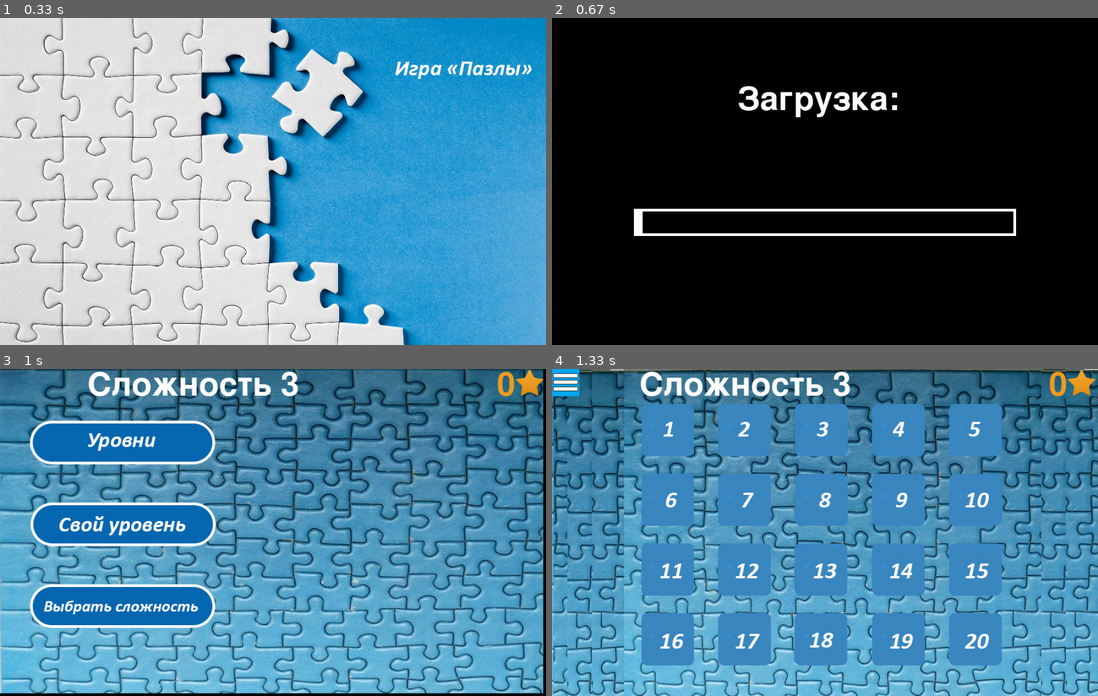
Above: before the commit, frames 1-4 (two rows, left to right).
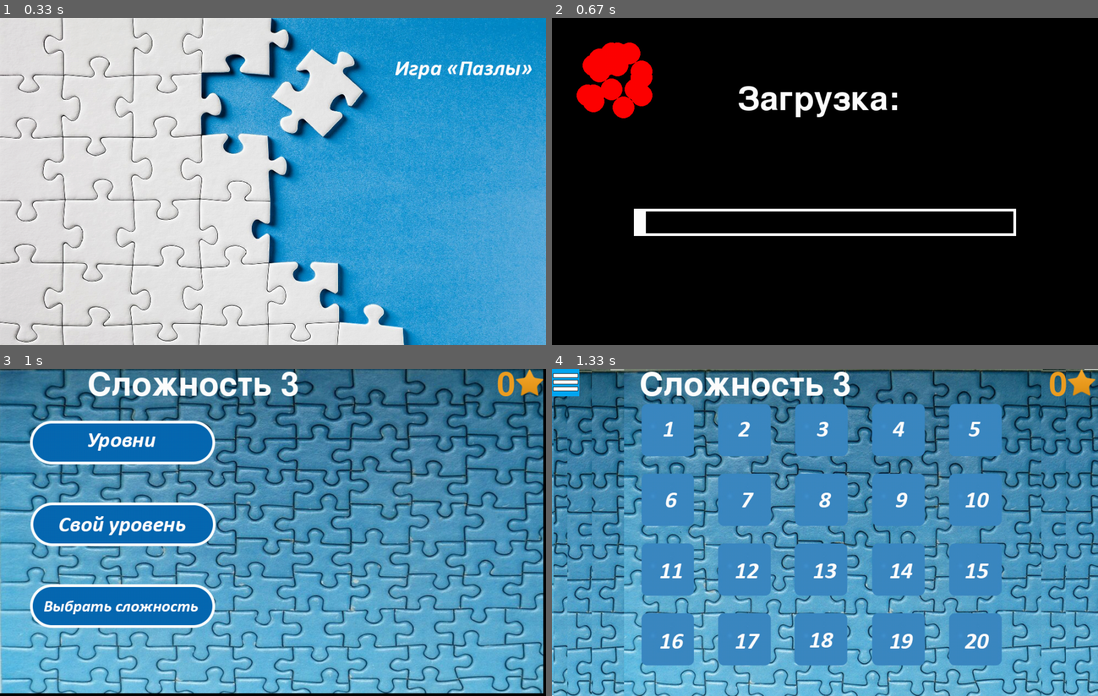
Above: after the commit, the same moments.

Repository: Roggoman/Pazzles_On_Pygame
Game: pygame game, started from main.py
Two runs of this game, one before a commit and one after it. Both use one fixed random seed, a clock stepped at 60 frames per second and the inputs below.
Inputs (mouse positions are in pixels of both pictures, inside the frame that each line leads up to):
- Up to frame 1 (0.33 s): no input
- Up to frame 2 (0.67 s): click (825, 181) at 0.38 s
- Up to frame 3 (1 s): click (251, 545) at 0.72 s
- Up to frame 4 (1.33 s): click (672, 444) at 1.05 s

Frame 1 is identical in both runs. In frame 2, 2.2% of the frame differs, in the area x 4-19%, y 7-66%; in frame 3, nothing differs; in frame 4, nothing differs.

Commit message:
ИТОГ

Diff:
--- a/main.py
+++ b/main.py
@@ -8,13 +8,14 @@
 import shutil
 import tkinter as tk
 from tkinter import messagebox
+import sprite
 
 pygame.init()
 
 # Константы окна
 X = 1000
 Y = 600
-FPS = 30
+FPS = 40
 BLACK = (0, 0, 0)
 WHITE = (255, 255, 255)
 ORANGE = (238, 159, 34)
@@ -37,6 +38,7 @@
 menu_im = pygame.image.load("data/imgs/menu.png")
 
 # Объявление переменных
+all_sprites = sprite.main()
 screen = pygame.display.set_mode([X, Y])
 loading = 0
 clock = pygame.time.Clock()
@@ -265,6 +267,8 @@
                 pass
     if window_flag == -1:
         screen.fill(BLACK)
+        all_sprites.update()
+        all_sprites.draw(screen)
         font = pygame.font.Font(None, 90)
         text = font.render("Загрузка:", True, WHITE)
         screen.blit(text, (x + 340, y + 120))
--- /dev/null
+++ b/sprite.py
@@ -0,0 +1,51 @@
+import pygame
+import random
+
+WIDTH = 1000
+HEIGHT = 600
+
+all_sprites = pygame.sprite.Group()
+horizontal_borders = pygame.sprite.Group()
+vertical_borders = pygame.sprite.Group()
+
+class Border(pygame.sprite.Sprite):
+    def __init__(self, x1, y1, x2, y2):
+        super().__init__(all_sprites)
+        if x1 == x2:
+            self.add(vertical_borders)
+            self.image = pygame.Surface([1, y2 - y1])
+            self.rect = pygame.Rect(x1, y1, 1, y2 - y1)
+        else:
+            self.add(horizontal_borders)
+            self.image = pygame.Surface([x2 - x1, 1])
+            self.rect = pygame.Rect(x1, y1, x2 - x1, 1)
+
+
+class Ball(pygame.sprite.Sprite):
+    def __init__(self, radius, x, y):
+        super().__init__(all_sprites)
+        self.radius = radius
+        self.image = pygame.Surface((2 * radius, 2 * radius),
+                                    pygame.SRCALPHA, 32)
+        pygame.draw.circle(self.image, pygame.Color("red"),
+                           (radius, radius), radius)
+        self.rect = pygame.Rect(x, y, 2 * radius, 2 * radius)
+        self.vx = random.randint(-5, 5)
+        self.vy = random.randrange(-5, 5)
+
+    def update(self):
+        self.rect = self.rect.move(self.vx, self.vy)
+        if pygame.sprite.spritecollideany(self, horizontal_borders):
+            self.vy = -self.vy
+        if pygame.sprite.spritecollideany(self, vertical_borders):
+            self.vx = -self.vx
+
+def main():
+    Border(0, 0, WIDTH, 0)
+    Border(0, HEIGHT, WIDTH, HEIGHT)
+    Border(0, 0, 0, HEIGHT)
+    Border(WIDTH, 0, WIDTH, HEIGHT)
+
+    for i in range(20):
+        Ball(20, 100, 100)
+    return all_sprites
Binary file added: yandex.ico
Not shown, added: Проект (Презентация).pptx
Not shown, added: Проект Яндекс.docx
